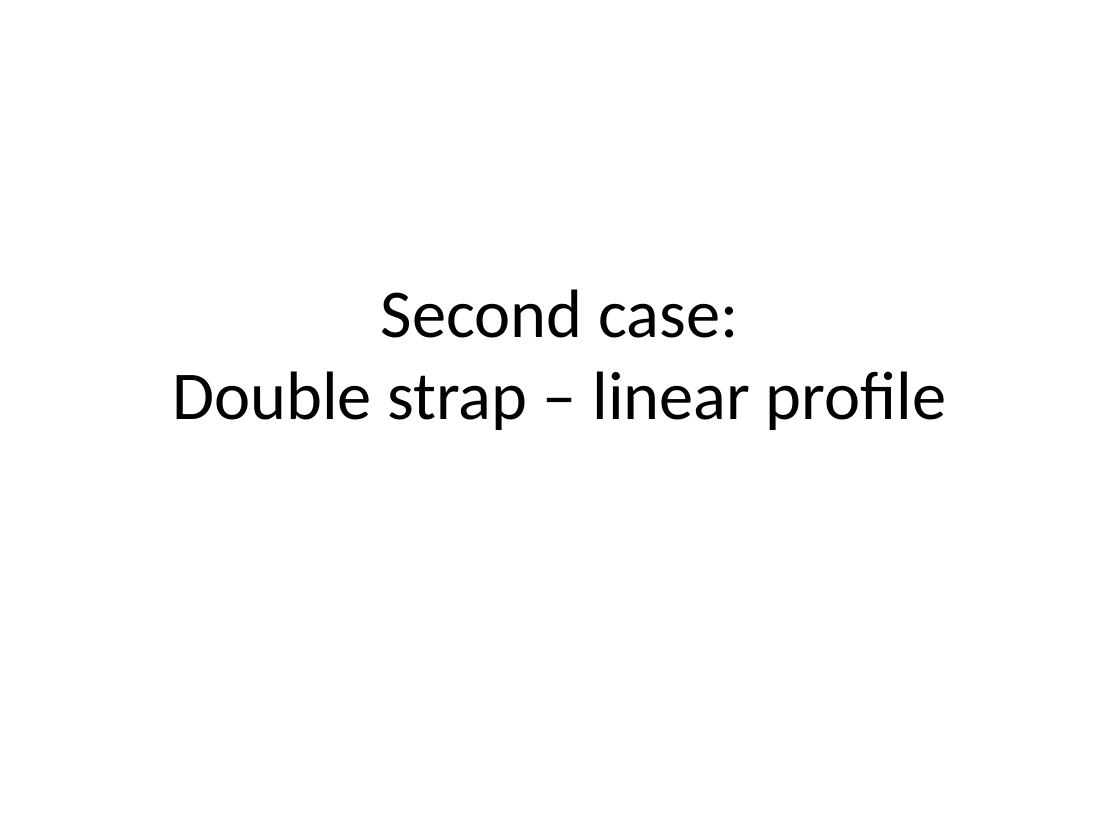
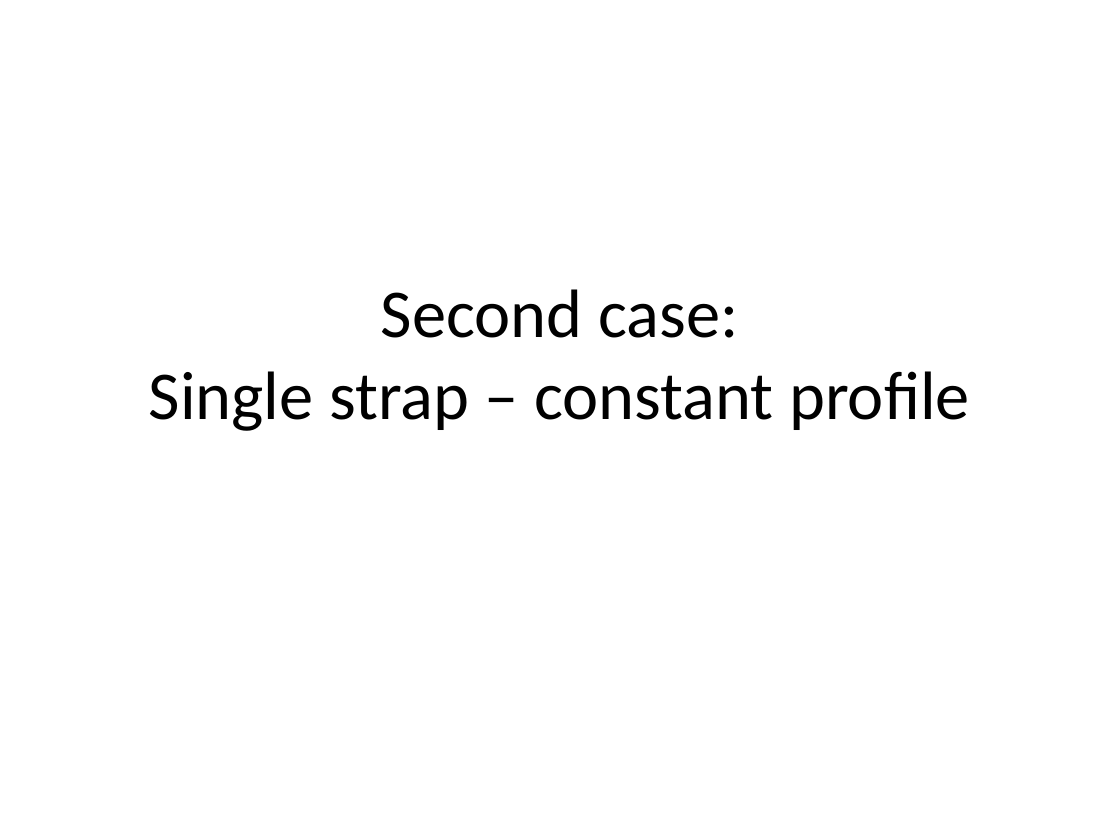
Before and after one commit to jhillairet/SOFT2018_Cold_Plasma_Modeling, a slide deck: slide 18 of Test Configurations/Test Geometries.pptx (slide 9 before the commit). Drawn at 1120x840 pixels with LibreOffice and Linux fonts; fonts in the diff are those of the drawing. Boxes give left, top, right and bottom in pixels: in the first picture for what was removed or moved away, otherwise in the second. Text is boxed around its words. In the diff, an @@ line names an element or a change of style, - is before the commit and + after.

```diff
--- a/Test Configurations/Test Geometries.pptx
+++ b/Test Configurations/Test Geometries.pptx
@@ title at <box>149,289,970,431</box>: text changed @@
-Second case:
-Double strap – linear profile
+Second case:
+Single strap – constant profile
```
Also in this commit, not shown: 9 other slides changed, 11 slides added, 2 slides removed, 4 other files.
